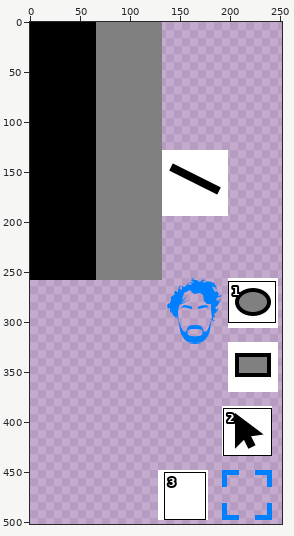
Sprite sheet -- whsvg/images/shared-0-sheet1.png. Above: a wide view before the commit, with the close-up outlined.
Close-up. First the earlier version:
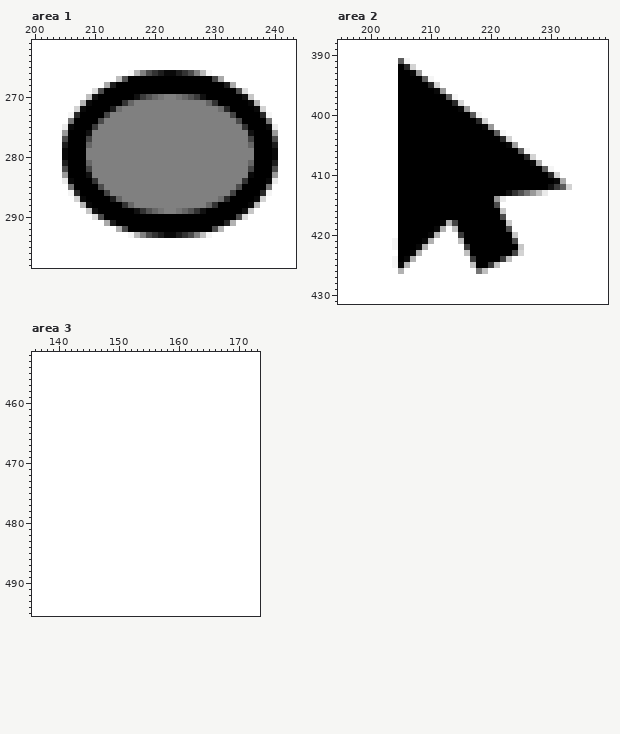
The file is 256x512 pixels. Pixels under 10% opacity are left out. Colours within 5 levels of each other are drawn and written as one. Shown: area 1: x 200..243, y 261..298; area 2: x 195..239, y 388..431; area 3: x 136..173, y 452..495. The wide view leaves out empty margins. The commit also changed other parts of the picture, which this record leaves out.
After the commit:
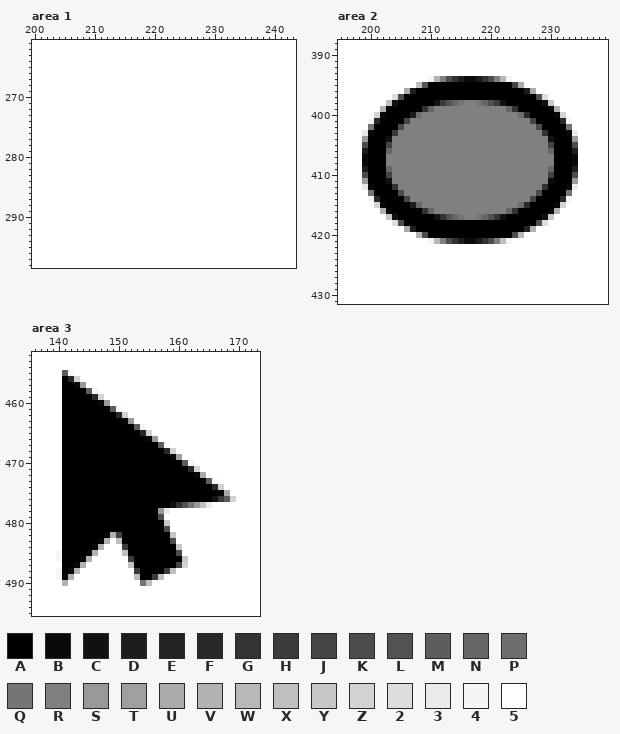
Palette (. is transparent): A #000000  B #090909  C #111111  D #1d1d1d  E #232323  F #292929  G #333333  H #3b3b3b  J #444444  K #4c4c4c  L #525252  M #5d5d5d  N #666666  P #6e6e6e  Q #757575  R #808080  S #999999  T #9f9f9f  U #aaaaaa  V #b2b2b2  W #b8b8b8  X #bfbfbf  Y #c7c7c7  Z #d3d3d3  2 #dddddd  3 #eaeaea  4 #f5f5f5  5 #ffffff
The exact change:
Changed rows in their new state; - is an unchanged pixel.
Area 1:
first column x 205:
266 -----------55555555555555-----------
267 ---------555555555555555555---------
268 -------5555555555555555555555-------
269 -----55555555555555555555555555-----
270 ----5555555555555555555555555555----
271 ---555555555555555555555555555555---
272 --55555555555555555555555555555555--
273 -5555555555555555555555555555555555-
274 -5555555555555555555555555555555555-
275 555555555555555555555555555555555555
276 555555555555555555555555555555555555
277 555555555555555555555555555555555555
278 555555555555555555555555555555555555
279 555555555555555555555555555555555555
280 555555555555555555555555555555555555
281 555555555555555555555555555555555555
282 555555555555555555555555555555555555
283 555555555555555555555555555555555555
284 555555555555555555555555555555555555
285 -5555555555555555555555555555555555-
286 -5555555555555555555555555555555555-
287 --55555555555555555555555555555555--
288 ---555555555555555555555555555555---
289 ----5555555555555555555555555555----
290 -----55555555555555555555555555-----
291 -------5555555555555555555555-------
292 ---------555555555555555555---------
293 -----------55555555555555-----------
Area 2:
first column x 199:
391 ------55----------------------------
392 ------555---------------------------
393 ------5555--------------------------
394 ------55555-VRKGDBBDGKRW4-----------
395 ------555XLAAAAAAAAAAAAAAJU---------
396 ------5UD---AAAAAAAAAAAAAAADU-------
397 -----2K-------AAAAAAAAAAAAAAAK2-----
398 ----XC------CHLNQRRQNLHCAAAAAACY----
399 ---VBA----GNRRRRRRRRRRRRNGAAAAABV---
400 --ZBAA--DPRRRRRRRRRRRRRRRRPFAAAABZ--
401 -4FAAA-JRRRRRRRRRRRRRRRRRRRRJAAAAF4-
402 -QAAAAKRRRRRRRRRRRRRRRRRRRRRRKAAAAQ-
403 3BAAAHRRRRRRRRRRRRRRRRRRRRRRRRGAAAB3
404 SAAACRRRRRRRRRRRRRRRRRRRRRRRRRRCAAAS
405 KAAAJRRRRRRRRRRRRRRRRRRRRRRRRRRJAAAK
406 DAAANRRRRRRRRRRRRRRRRRRRRRRRRRRNAAAD
407 BAAARRRRRRRRRRRRRRRRRRRRRRRRRRRRAAAB
408 BAAARRRRRRRRRRRRRRRRRRRRRRRRRRRRAAAB
409 DAAANRRRRRRRRRRRRRRRRRRRRRRRRRRNAAAD
410 KAAAJRRRRRRRRRRRRRRRRRRRRRRRRRRJAAAK
411 SAAACRRRRRRRRRRRRRRRRRRRRRRRRRRBAAAS
412 3BAAAGRRRRRRRRRRRRRRRRRRRRRRRRGAAAB3
413 -QAAAAKRRRRRRRRRRRRRRRRRRRRRRKAAAAQ-
414 -4FAAA-JRRRRRRRRRRRRRRRRRRRRJAAAAF4-
415 --ZBAA--DNRRRRRRRRRRRRRRRRPFAAAABZ--
416 ---VBA----GNRRRRRRRRRRRRNGAAAAABV---
417 ----YC------CGLNQRRQNLGCAAAAAACY----
418 -----2K------AAA--------AAAAAK2-----
419 ------5UD---AAAA--------AAAEV-------
420 ------555VKAAAAAA--------KW---------
421 -----5555554WRKGDBBDGKRX45----------
422 -----555555------5555555555---------
423 ------5555-------5555555555---------
424 -----5555---------5555555-----------
425 -----555----------55555-------------
426 ------5------------55---------------
Area 3:
first column x 140:
455 -M4---------------------------
456 -AFZ--------------------------
457 -AABS-------------------------
458 -AAAAM4-----------------------
459 -AAAAAFZ----------------------
460 -AAAAAABS---------------------
461 -AAAAAAAAM4-------------------
462 -AAAAAAAAAFZ------------------
463 -AAAAAAAAAABS-----------------
464 -AAAAAAAAAAAAM4---------------
465 -AAAAAAAAAAAAAFZ--------------
466 -AAAAAAAAAAAAAABS-------------
467 -AAAAAAAAAAAAAAAAM4-----------
468 -AAAAAAAAAAAAAAAAAFZ----------
469 -AAAAAAAAAAAAAAAAAABT---------
470 -AAAAAAAAAAAAAAAAAAAAM4-------
471 -AAAAAAAAAAAAAAAAAAAAAFZ------
472 -AAAAAAAAAAAAAAAAAAAAAABU-----
473 -AAAAAAAAAAAAAAAAAAAAAAAAM4---
474 -AAAAAAAAAAAAAAAAAAAAAAAAAFZ--
475 -AAAAAAAAAAAAAAAAAAAAAAAAAABU-
476 -AAAAAAAAAAAAAAAAAAAAAAAAACHMZ
477 -AAAAAAAAAAAAAAAAAACGLQSX3----
478 -AAAAAAAAAAAAAAAAS3-----------
479 -AAAAAAAAAAAAAAAAK------------
480 -AAAAAAAAAAAAAAAAAY-----------
481 -AAAAAAAAAAAAAAAAAK-----------
482 -AAAAAAABVJAAAAAAAAY----------
483 -AAAAAABV-XAAAAAAAAK----------
484 -AAAAABV---HAAAAAAAAY---------
485 4AAAABV----XAAAAAAAAK---------
486 4AAABV------HAAAAAAAAY--------
487 -AABV-------XAAAAAAAJZ--------
488 4ABV---------HAAAAHX----------
489 4BV----------XAAHX------------
490 -V------------QX--------------
Pixel boxes of the changes (left, top, right, bottom) in both close-ups:
changed: (62, 70, 278, 238)
changed: (362, 58, 578, 274)
changed: (56, 370, 236, 586)
